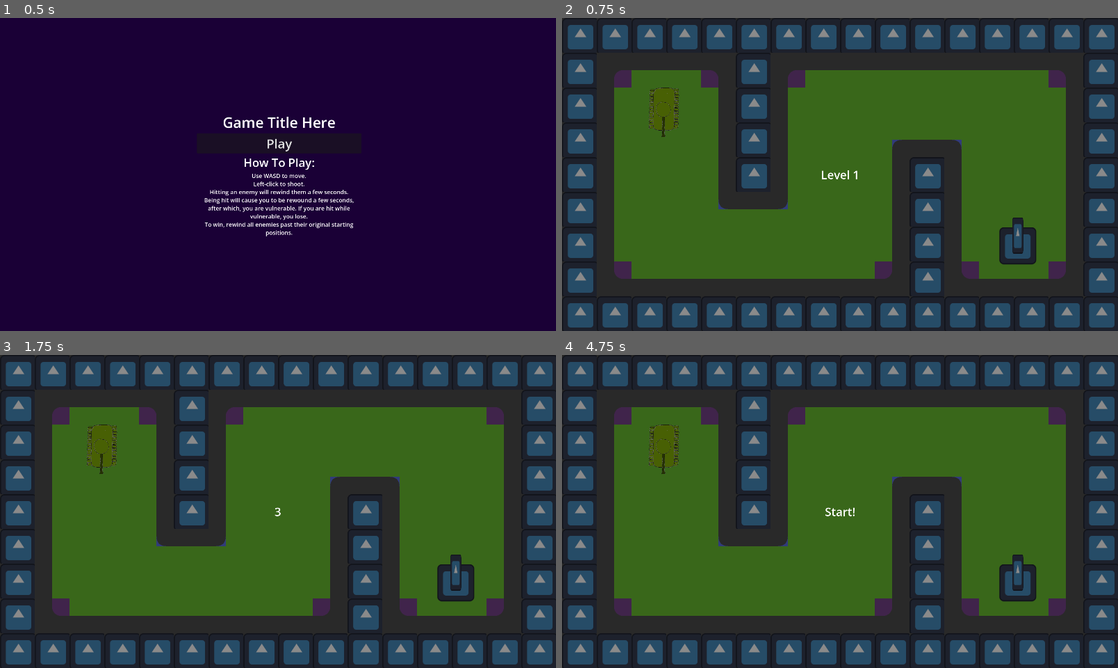
Above: before the commit, frames 1-4 (two rows, left to right).
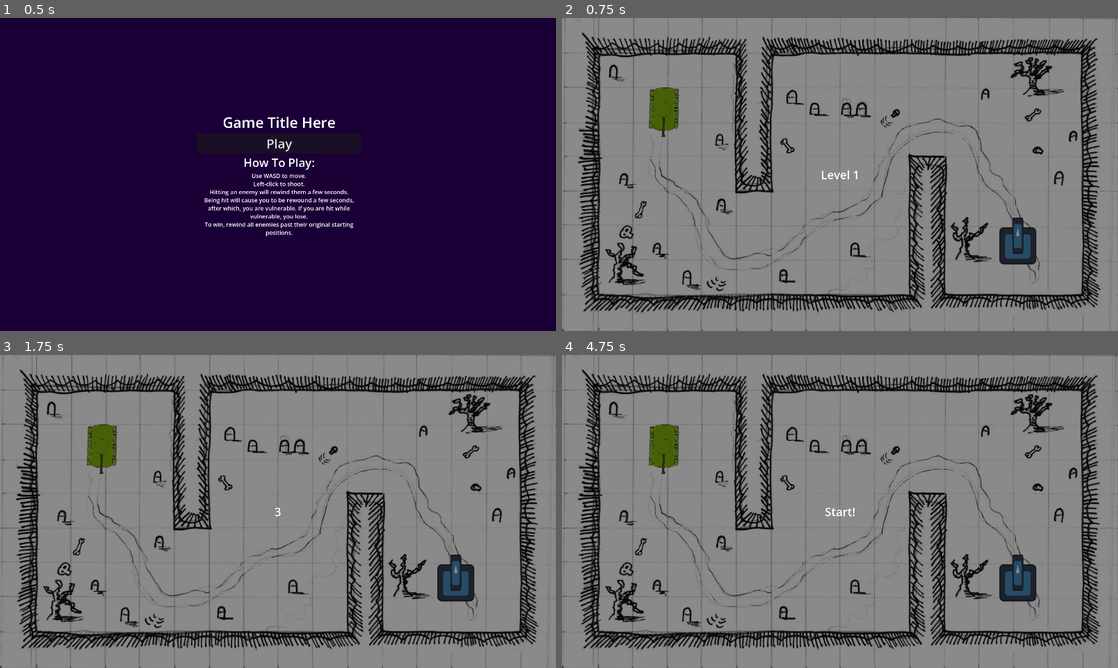
Above: after the commit, the same moments.

Repository: AugWii/GMTK-Game-Jam-Project
Game: Godot game, scene res://scenes/main.tscn
Two runs of this game, one before a commit and one after it. Both use one fixed random seed, a clock stepped at 60 frames per second and the inputs below. The engine's default icon, where the game draws it, is replaced by a stand-in: a white triangle on a blue panel in a dark square.
Inputs (mouse positions are in pixels of both pictures, inside the frame that each line leads up to):
- Up to frame 1 (0.5 s): no input
- Up to frame 2 (0.75 s): click "Play" at 0.5 s
- Up to frame 3 (1.75 s): tap Enter at 1.25 s; move the mouse to (400, 495) at 1.27 s; press the mouse at (400, 495) at 1.28 s; hold D (turn_right) from 1.28 s (still down)
- Up to frame 4 (4.75 s): tap Space at 2, 3.5 s; move the mouse to (728, 527) at 2.02 s; release D (turn_right) at 2.03 s; release the mouse at (728, 527) at 2.03 s; hold S (move_backward) 2.03-2.78 s; click (728, 527) at 2.1 s; tap Enter at 2.75, 4.25 s; move the mouse to (895, 442) at 2.77 s; press the mouse at (895, 442) at 2.78 s; hold D (turn_right) 2.78-3.53 s; move the mouse to (812, 574) at 3.52 s; release the mouse at (812, 574) at 3.53 s; hold W (move_forward) 3.53-4.28 s; click (812, 574) at 3.6 s; move the mouse to (1006, 558) at 4.27 s; press the mouse at (1006, 558) at 4.28 s; hold A (turn_left) from 4.28 s (still down)

Frame 1 is identical in both runs. In frame 2, 94% of the frame differs, in the area x 0-100%, y 0-100%; in frame 3, 94%; in frame 4, 94%.

Commit message:
textiure snuff

Diff:
--- a/scenes/Level 1.tscn
+++ b/scenes/Level 1.tscn
@@ -1,5 +1,6 @@
 [gd_scene format=4 uid="uid://dlrnkn00xcdak"]
 
+[ext_resource type="Texture2D" uid="uid://c8352r41vdlu1" path="res://level 1.png" id="1_oecem"]
 [ext_resource type="Texture2D" uid="uid://d02qqbinwnl5k" path="res://icon.svg" id="1_vv25x"]
 [ext_resource type="PackedScene" uid="uid://sq8y7301bq28" path="res://scenes/player.tscn" id="2_gpsl1"]
 [ext_resource type="Texture2D" uid="uid://fn88eq2lea8q" path="res://Red Square.png" id="2_kbmnf"]
@@ -86,6 +87,12 @@
 tile_map_data = PackedByteArray("AAADAA4AAAABAAAAAFAXAA4AAAABAAAAAFASAA4AAAABAAAAAAAcAA4AAAABAAAAAAAcAAMAAAABAAAAAGAIAA …(3952 unchanged characters)…
 tile_set = SubResource("TileSet_4nftw")
 
+[node name="Level texture" type="Sprite2D" parent="." unique_id=1257669116]
+position = Vector2(80.00011, 335.99985)
+rotation = 1.5707964
+scale = Vector2(1.5141776, 1.5141776)
+texture = ExtResource("1_oecem")
+
 [node name="Player" parent="." unique_id=1300953787 instance=ExtResource("2_gpsl1")]
 position = Vector2(-610, -226)
 rotation = 3.1415927
Binary file added: level 1.png
Not shown, added: level 1.png.import
